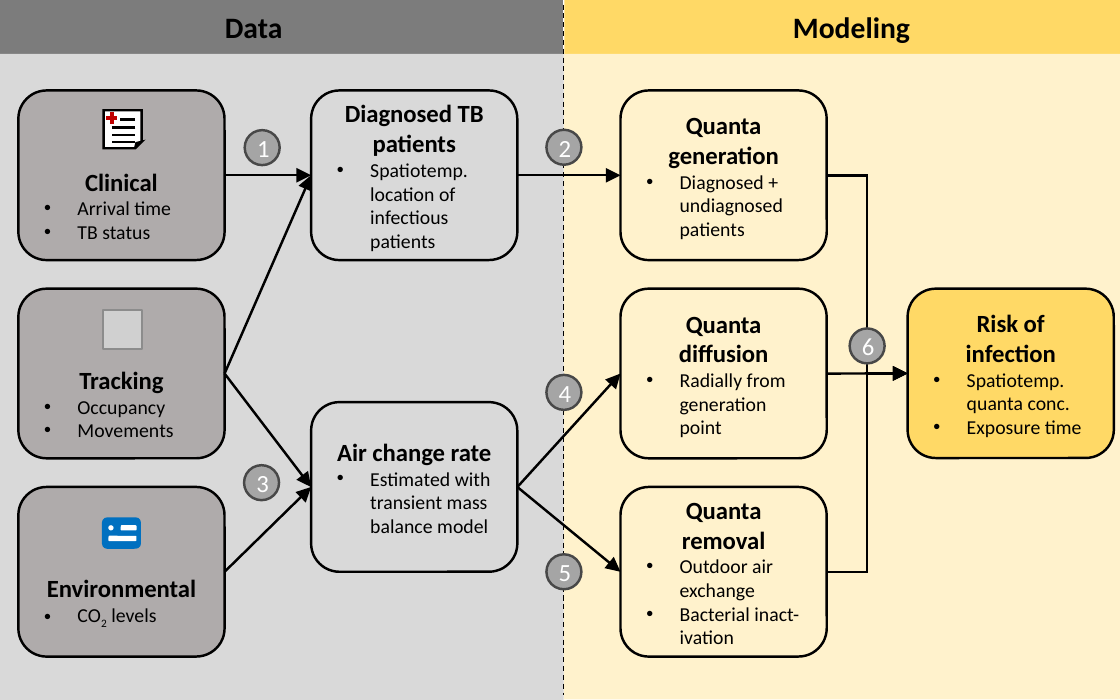
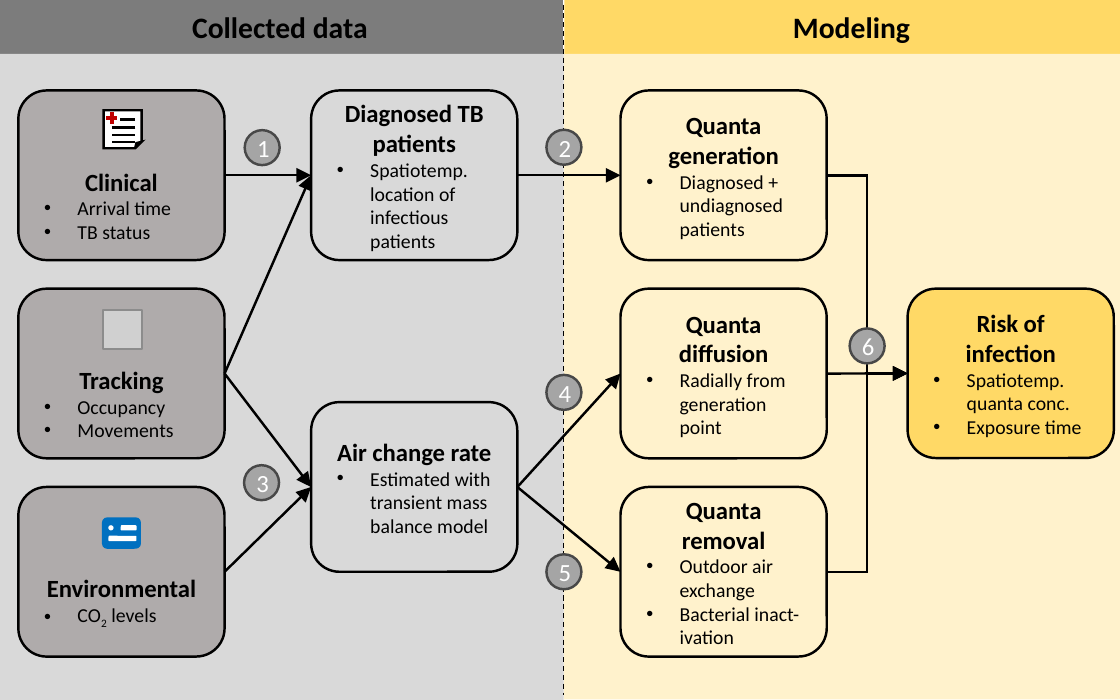
Before and after one commit to nbanho/clinic-transmission, a slide deck: slide 1 of doc/model-flow-chart.pptx. Drawn at 1120x700 pixels with LibreOffice and Linux fonts; fonts in the diff are those of the drawing; grey boxes stand for pictures. Boxes give left, top, right and bottom in pixels: in the first picture for what was removed or moved away, otherwise in the second. Text is boxed around its words. In the diff, an @@ line names an element or a change of style, - is before the commit and + after.

```diff
--- a/doc/model-flow-chart.pptx
+++ b/doc/model-flow-chart.pptx
@@ text at box(192, 17, 368, 38): text changed @@
-Data
+Collected data
```
Also in this commit, not shown: 14 other files.
